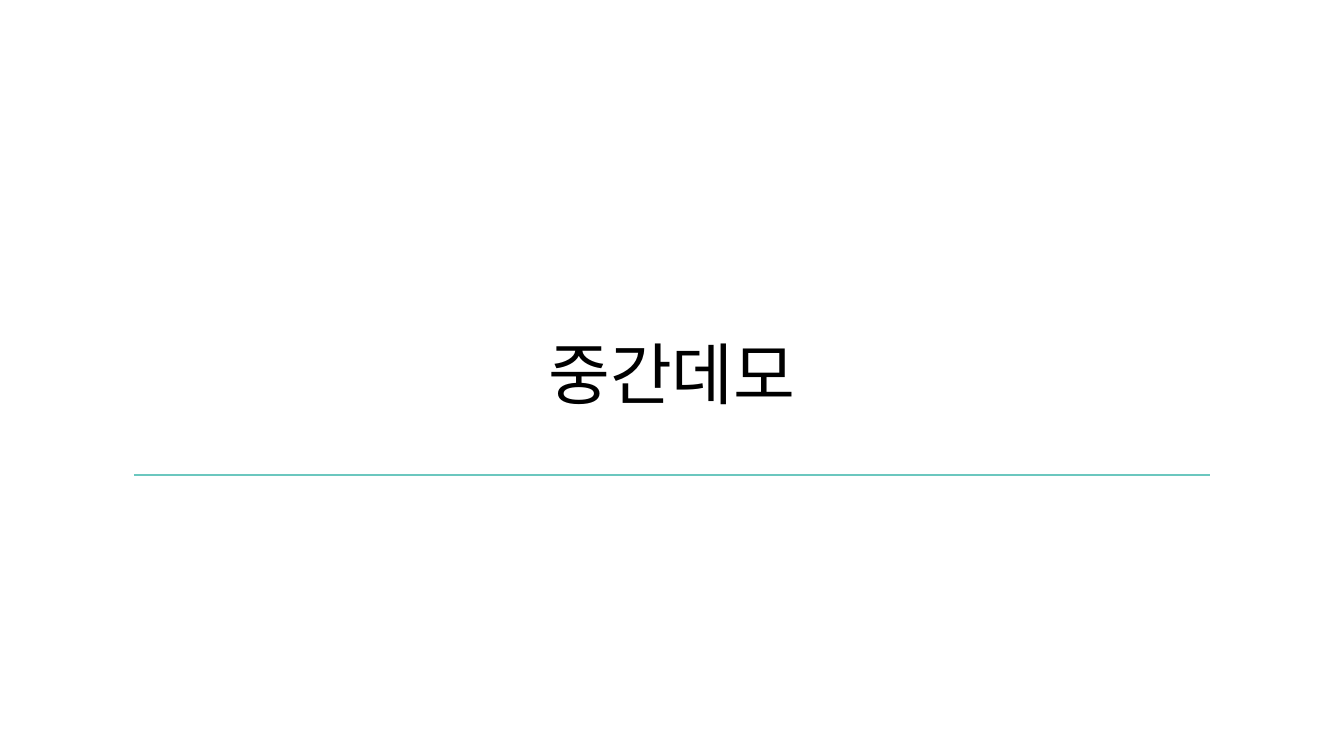
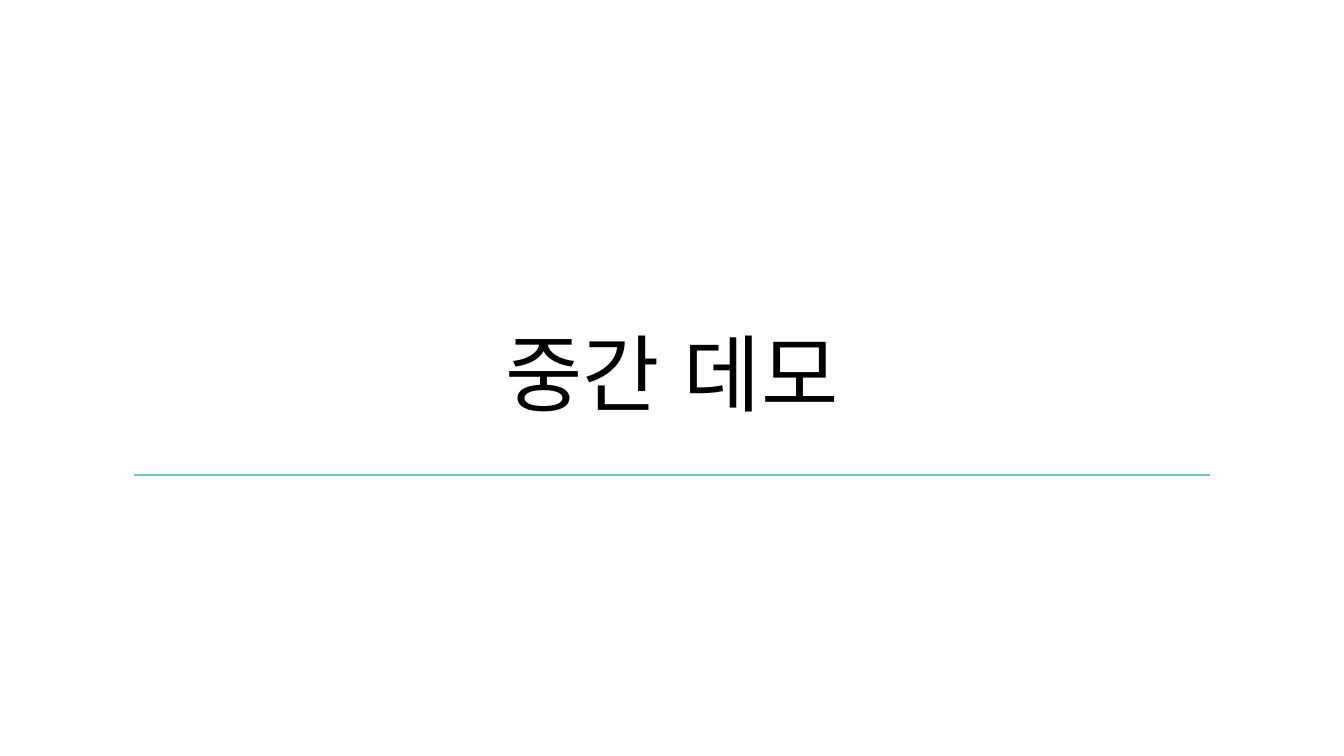
Before and after one commit to Team-Achi/Docs, a slide deck: slide 14 of PPT/캡스톤디자인_9주차_중간데모_발표자료_5조.pptx. Drawn at 1344x756 pixels with LibreOffice and Linux fonts; fonts in the diff are those of the drawing; background and template pictures are left out. Boxes give left, top, right and bottom in pixels: in the first picture for what was removed or moved away, otherwise in the second. Text is boxed around its words. In the diff, an @@ line names an element or a change of style, - is before the commit and + after.

```diff
--- a/PPT/캡스톤디자인_9주차_중간데모_발표자료_5조.pptx
+++ b/PPT/캡스톤디자인_9주차_중간데모_발표자료_5조.pptx
@@ title at box(506, 335, 839, 412): text changed; size 48 to 60 pt @@
-중간데모
+중간 데모
```
Also in this commit, not shown: 3 other slides changed.
